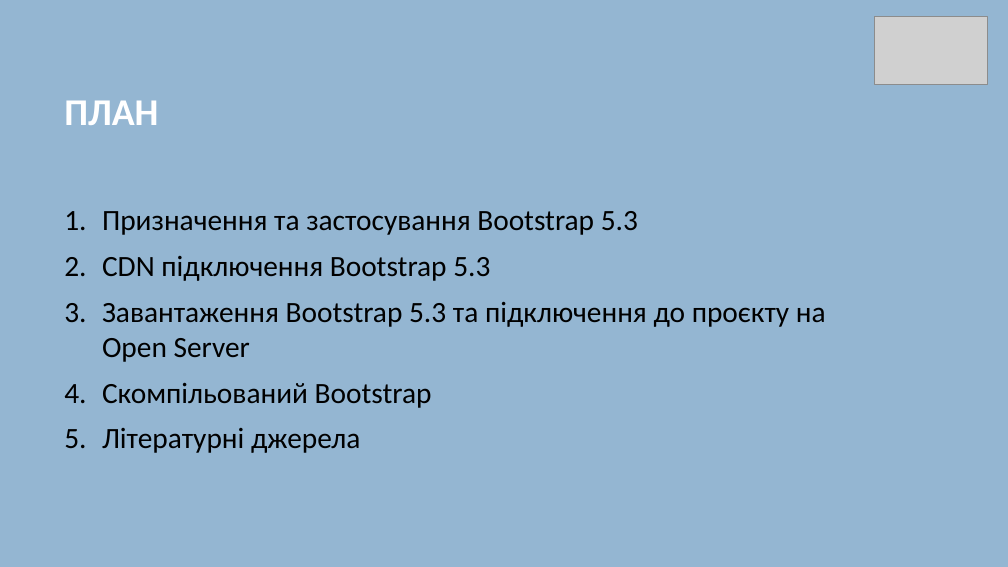
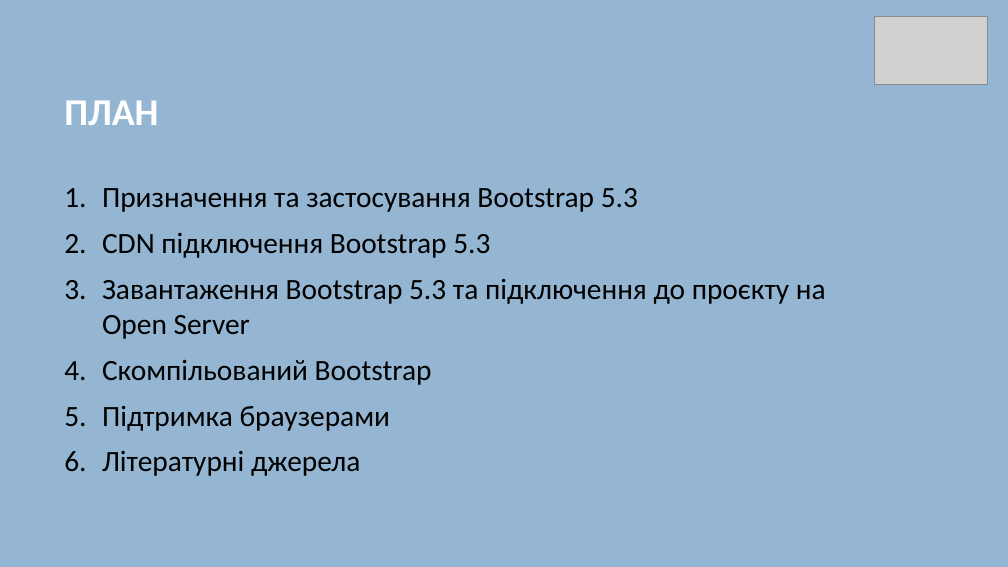
Before and after one commit to Volodymyr-Kachurivskyi/Learn_BS, a slide deck: slide 2 of Lectures/Lecture#1-Introduction.pptx. Drawn at 1008x567 pixels with LibreOffice and Linux fonts; fonts in the diff are those of the drawing; grey boxes stand for pictures; background and template pictures are left out. Boxes give left, top, right and bottom in pixels: in the first picture for what was removed or moved away, otherwise in the second. Text is boxed around its words. In the diff, an @@ line names an element or a change of style, - is before the commit and + after.

```diff
--- a/Lectures/Lecture#1-Introduction.pptx
+++ b/Lectures/Lecture#1-Introduction.pptx
@@ text at (x1=102, y1=406, x2=390, y2=431): paragraph added @@
+5. Підтримка браузерами
```
Also in this commit, not shown: 1 other slide changed, 2 slides added.
